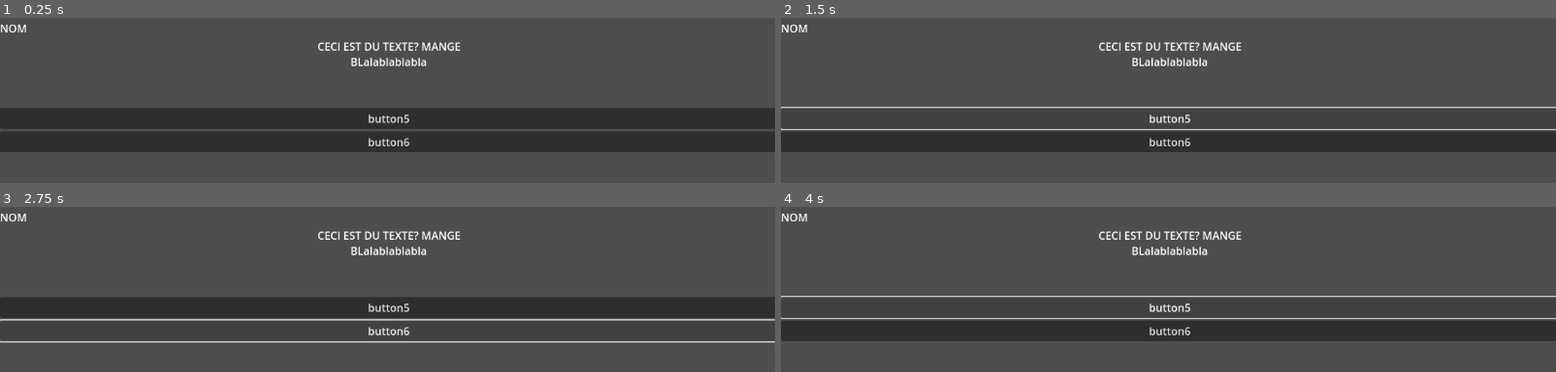
Above: before the commit, frames 1-4 (two rows, left to right).
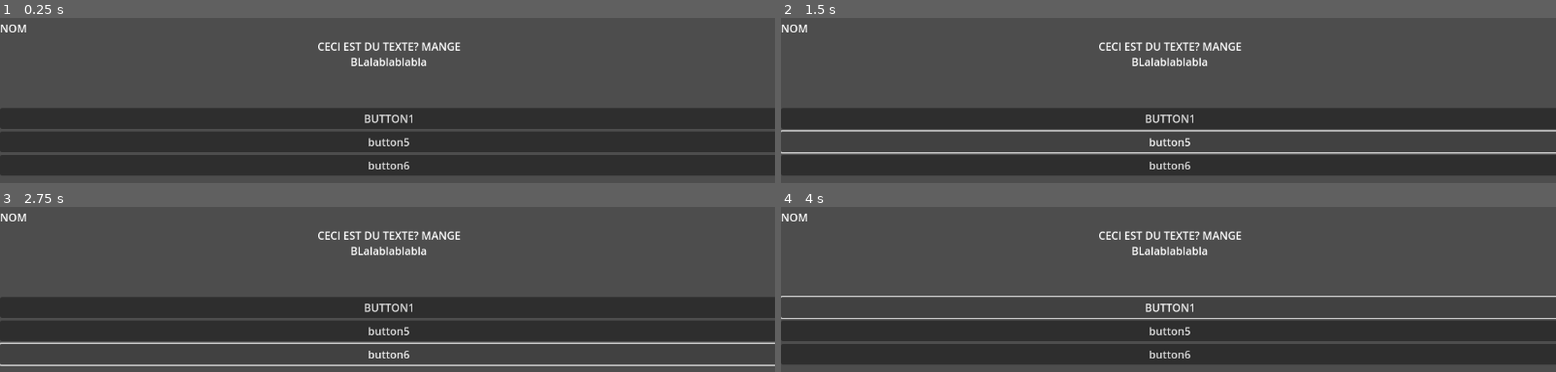
Above: after the commit, the same moments.

Repository: Atheninc/dialogue_systeme_godot
Game: Godot game, scene res://window.tscn
Two runs of this game, one before a commit and one after it. Both use one fixed random seed, a clock stepped at 60 frames per second and the inputs below. The project has no main scene, so this scene is started directly.
Inputs (mouse positions are in pixels of both pictures, inside the frame that each line leads up to):
- Up to frame 1 (0.25 s): no input
- Up to frame 2 (1.5 s): click (1168, 118) at 0.5 s, where only the run after the commit has a clickable "BUTTON1"; click "button5" at 1.25 s
- Up to frame 3 (2.75 s): click "button6" at 2 s
- Up to frame 4 (4 s): click "button5" at 2.75 s; click (1168, 307) at 3.5 s, where only the run after the commit has a clickable "BUTTON1"

The runs differ from the first frame. In frame 1, 12% of the frame differs, in the area x 0-100%, y 58-96%; in frame 2, 17%, in the area x 0-100%, y 53-96%; in frame 3, 3.9%; in frame 4, 12%.

Commit message:
format normaliser

Diff:
--- /dev/null
+++ b/data_normalisation.gd
@@ -0,0 +1,12 @@
+extends Node
+
+@export var conv_dict: Conversation
+
+# Called when the node enters the scene tree for the first time.
+func _ready() -> void:
+	pass # Replace with function body.
+
+
+# Called every frame. 'delta' is the elapsed time since the previous frame.
+func _process(delta: float) -> void:
+	pass
--- /dev/null
+++ b/dialogue_api_client/Script/dialogue_interpreteur.gd
@@ -0,0 +1,168 @@
+extends Node
+
+signal line_ready(text)
+signal choices_ready(choices)
+signal scene_finished(next_scene)
+
+@export var variables = {}
+@export var scenes = {}
+@export var current_scene = ""
+
+var scene_lines: Array[String] = []
+var current_index: int = 0
+var current_choices: Array = []
+
+func _ready() -> void:
+	parse_file("res://dialogue_api_client/dialogue_test.txt")
+	line_ready.connect(_on_line_ready)
+	choices_ready.connect(_on_choices_ready)
+	scene_finished.connect(_on_scene_finished)
+	run_scene("intro")
+
+# ---------------------------
+# Dialogue file parsing
+# ---------------------------
+func parse_file(path: String) -> void:
+	var file := FileAccess.open(path, FileAccess.READ)
+	if file == null:
+		push_error("Could not open dialogue file: %s" % path)
+		return
+	var lines := file.get_as_text().split("\n")
+	var current_block := ""
+	for raw_line in lines:
+		var line := raw_line.strip_edges()
+		if line.begins_with("VAR "):
+			var parts := line.substr(4).split("=", false)
+			if parts.size() < 2:
+				continue
+			var name := parts[0].strip_edges()
+			var value := parts[1].strip_edges()
+			if value.begins_with("\"") and value.ends_with("\""):
+				value = value.substr(1, value.length() - 2)
+			variables[name] = parse_value(value)
+		elif line.begins_with("===") and line.ends_with("==="):
+			current_block = line.substr(3, line.length() - 6).strip_edges()
+			scenes[current_block] = []
+		elif current_block != "":
+			scenes[current_block].append(line)
+
+func parse_value(value: String):
+	if value.is_valid_float():
+		return float(value)
+	return value
+
+# ---------------------------
+# Scene execution
+# ---------------------------
+func run_scene(scene_name: String) -> void:
+	if not scenes.has(scene_name):
+		push_error("Scene '%s' not found in dialogue." % scene_name)
+		return
+	current_scene = scene_name
+	scene_lines = scenes[scene_name]
+	current_index = 0
+	advance_scene()
+
+func advance_scene() -> void:
+	while current_index < scene_lines.size():
+		var line := scene_lines[current_index]
+		if line.begins_with("* ["):
+			_gather_choices()
+			return  # Wait for player choice
+		elif line.begins_with("~"):
+			process_line(line)
+			current_index += 1
+		elif line.begins_with("->"):
+			var next := line.substr(2).strip_edges()
+			emit_signal("scene_finished", next)
+			return
+		else:
+			emit_signal("line_ready", interpolate_text(line))
+			current_index += 1
+			return  # Wait for player input
+
+func _gather_choices() -> void:
+	current_choices.clear()
+	while current_index < scene_lines.size() and scene_lines[current_index].begins_with("* ["):
+		var choice_text := scene_lines[current_index].get_slice("[", 1).get_slice("]", 0)
+		current_index += 1
+		var option_lines := []
+		while current_index < scene_lines.size() and !scene_lines[current_index].begins_with("* [") and !scene_lines[current_index].begins_with("->"):
+			option_lines.append(scene_lines[current_index])
+			current_index += 1
+		var next_scene := ""
+		if current_index < scene_lines.size() and scene_lines[current_index].begins_with("->"):
+			next_scene = scene_lines[current_index].substr(2).strip_edges()
+			current_index += 1
+		current_choices.append({
+			"text": choice_text,
+			"lines": option_lines,
+			"next": next_scene
+		})
+	emit_signal("choices_ready", current_choices)
+
+# ---------------------------
+# Helpers
+# ---------------------------
+func process_line(line: String) -> void:
+	var expr := line.substr(1).strip_edges()
+	var parts := expr.split("=", false)
+	if parts.size() != 2:
+		return
+	var var_name := parts[0].strip_edges()
+	var rhs := parts[1].strip_edges()
+	variables[var_name] = evaluate_expression(rhs)
+
+func evaluate_expression(expr: String):
+	var tokens := expr.split(" ")
+	if tokens.size() == 3:
+		var left := tokens[0]
+		var op := tokens[1]
+		var right := tokens[2]
+		var left_val := variables.get(left, 0)
+		var right_val := parse_value(right)
+		match op:
+			"+":
+				return left_val + right_val
+			"-":
+				return left_val - right_val
+			"*":
+				return left_val * right_val
+			"/":
+				return left_val / right_val
+	return parse_value(expr)
+
+func interpolate_text(text: String) -> String:
+	for key in variables.keys():
+		text = text.replace("{" + key + "}", str(variables[key]))
+	return text
+
+func choose(index: int) -> void:
+	if index < 0 or index >= current_choices.size():
+		return
+	for action in current_choices[index]["lines"]:
+		process_line(action)
+	var next_scene := current_choices[index]["next"]
+	if next_scene != "":
+		run_scene(next_scene)
+	else:
+		advance_scene()
+
+# ---------------------------
+# Signal handlers — *deferred* to avoid deep recursion
+# ---------------------------
+func _on_line_ready(text: String) -> void:
+	print("[LINE] %s" % text)
+	# In production you'd wait for the player's click here.
+	call_deferred("advance_scene")
+
+func _on_choices_ready(choices: Array) -> void:
+	print("[CHOICES]")
+	for i in range(choices.size()):
+		print("%d. %s" % [i + 1, choices[i]["text"]])
+	# Auto‑select first choice for testing
+	call_deferred("choose", 0)
+
+func _on_scene_finished(next_scene: String) -> void:
+	print("[SCENE FINISHED] Going to: %s" % next_scene)
+	call_deferred("run_scene", next_scene)
--- /dev/null
+++ b/dialogue_api_client/conv_format.tscn
@@ -0,0 +1,27 @@
+[gd_scene load_steps=7 format=3 uid="uid://dkfu3lcp3cd2u"]
+
+[ext_resource type="Script" uid="uid://dbeub7p8h16g6" path="res://data_normalisation.gd" id="1_nqmt8"]
+[ext_resource type="Script" uid="uid://drukt2ms4cblo" path="res://scripts/choice.gd" id="2_oaab8"]
+[ext_resource type="Script" uid="uid://bn64n81dqnugy" path="res://scripts/conversation.gd" id="3_urit7"]
+
+[sub_resource type="Resource" id="Resource_tbgny"]
+script = ExtResource("2_oaab8")
+id = 1353
+txt = "je t'emérde, habitant de ce village de merde"
+metadata/_custom_type_script = "uid://drukt2ms4cblo"
+
+[sub_resource type="Resource" id="Resource_c8t6g"]
+script = ExtResource("2_oaab8")
+id = 313513
+txt = "Bonjours, habitant, meur? non? stp!"
+metadata/_custom_type_script = "uid://drukt2ms4cblo"
+
+[sub_resource type="Resource" id="Resource_1copv"]
+script = ExtResource("3_urit7")
+txt = "Bonjours {billy}"
+choix = Array[ExtResource("2_oaab8")]([SubResource("Resource_tbgny"), SubResource("Resource_c8t6g")])
+metadata/_custom_type_script = "uid://bn64n81dqnugy"
+
+[node name="Node" type="Node"]
+script = ExtResource("1_nqmt8")
+conv_dict = SubResource("Resource_1copv")
--- /dev/null
+++ b/dialogue_api_client/dialogue_api_debug.tscn
@@ -0,0 +1,9 @@
+[gd_scene load_steps=2 format=3 uid="uid://cm7fls7aris2t"]
+
+[ext_resource type="Script" uid="uid://ty8v14si7r7r" path="res://dialogue_api_client/Script/dialogue_interpreteur.gd" id="1_nlyg1"]
+
+[node name="Node" type="Node"]
+script = ExtResource("1_nlyg1")
+variables = null
+scenes = null
+current_scene = null
--- /dev/null
+++ b/prefabs/button_choix_prefab.tscn
@@ -0,0 +1,4 @@
+[gd_scene format=3 uid="uid://cc1b7i3kyadyn"]
+
+[node name="Button" type="Button"]
+text = "BUTTON1"
--- /dev/null
+++ b/scripts/choice.gd
@@ -0,0 +1,4 @@
+extends Resource
+class_name Choice
+@export var id: int
+@export var txt: String
--- /dev/null
+++ b/scripts/conversation.gd
@@ -0,0 +1,4 @@
+extends Resource
+class_name Conversation
+@export var txt: String
+@export var choix: Array[Choice] = []
--- a/window.tscn
+++ b/window.tscn
@@ -1,4 +1,6 @@
-[gd_scene format=3 uid="uid://cubuhvcfjnagr"]
+[gd_scene load_steps=2 format=3 uid="uid://by522hqmlv5nv"]
+
+[ext_resource type="PackedScene" uid="uid://cc1b7i3kyadyn" path="res://prefabs/button_choix_prefab.tscn" id="1_mvsta"]
 
 [node name="Window" type="CanvasLayer"]
 
@@ -31,10 +33,8 @@
 size_flags_vertical = 3
 alignment = 1
 
-[node name="Button" type="Button" parent="VBoxContainer2/VBoxContainer/HBoxContainer"]
-visible = false
+[node name="Button" parent="VBoxContainer2/VBoxContainer/HBoxContainer" instance=ExtResource("1_mvsta")]
 layout_mode = 2
-text = "BUTTON1"
 
 [node name="Button2" type="Button" parent="VBoxContainer2/VBoxContainer/HBoxContainer"]
 visible = false
Not shown, added: data_normalisation.gd.uid
Not shown, added: dialogue_api_client/Script/dialogue_interpreteur.gd.uid
Not shown, added: dialogue_api_client/dialogue_test.txt
Not shown, added: scripts/choice.gd.uid
Not shown, added: scripts/conversation.gd.uid
Not shown, added: dialogue_api_client/dialogue_api_debug.tscn6153423490.tmp
